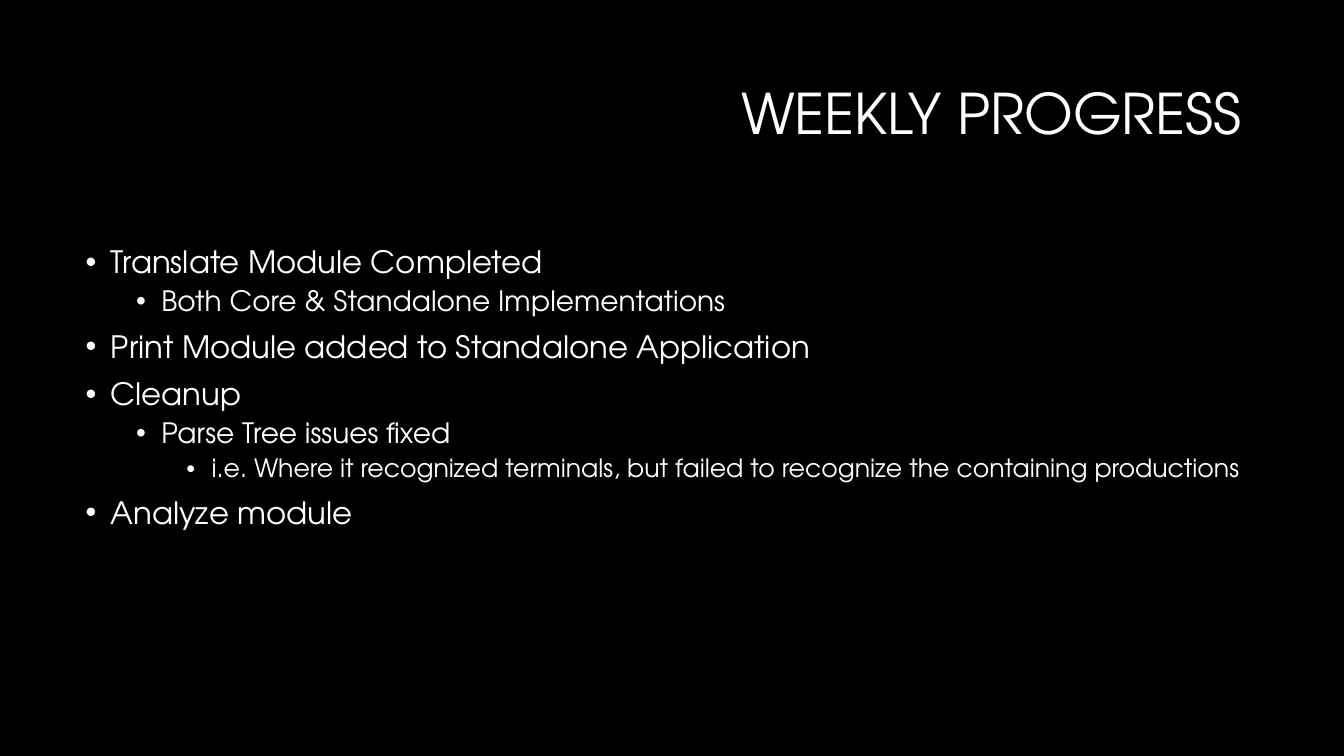
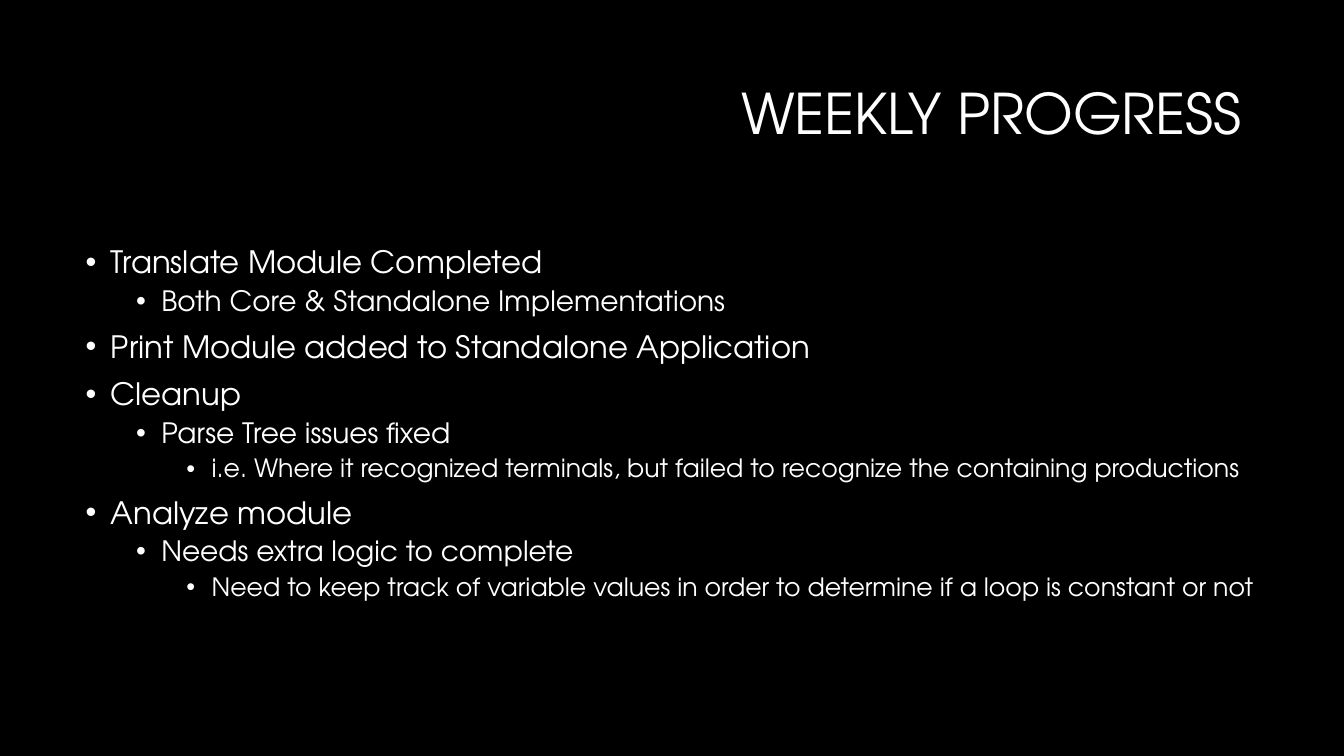
Before and after one commit to rtedeschi/CASP, a slide deck: slide 2 of Weekly Updates/Week 11/CASP Week 11.pptx. Drawn at 1344x756 pixels with LibreOffice and Linux fonts; fonts in the diff are those of the drawing; background and template pictures are left out. Boxes give left, top, right and bottom in pixels: in the first picture for what was removed or moved away, otherwise in the second. Text is boxed around its words. In the diff, an @@ line names an element or a change of style, - is before the commit and + after.

```diff
--- a/Weekly Updates/Week 11/CASP Week 11.pptx
+++ b/Weekly Updates/Week 11/CASP Week 11.pptx
@@ text at (161,540,1253,601): paragraphs added @@
+  • Needs extra logic to complete
+    • Need to keep track of variable values in order to determine if a loop is constant or not
```
Also in this commit, not shown: 1 other slide changed, 42 other files.
